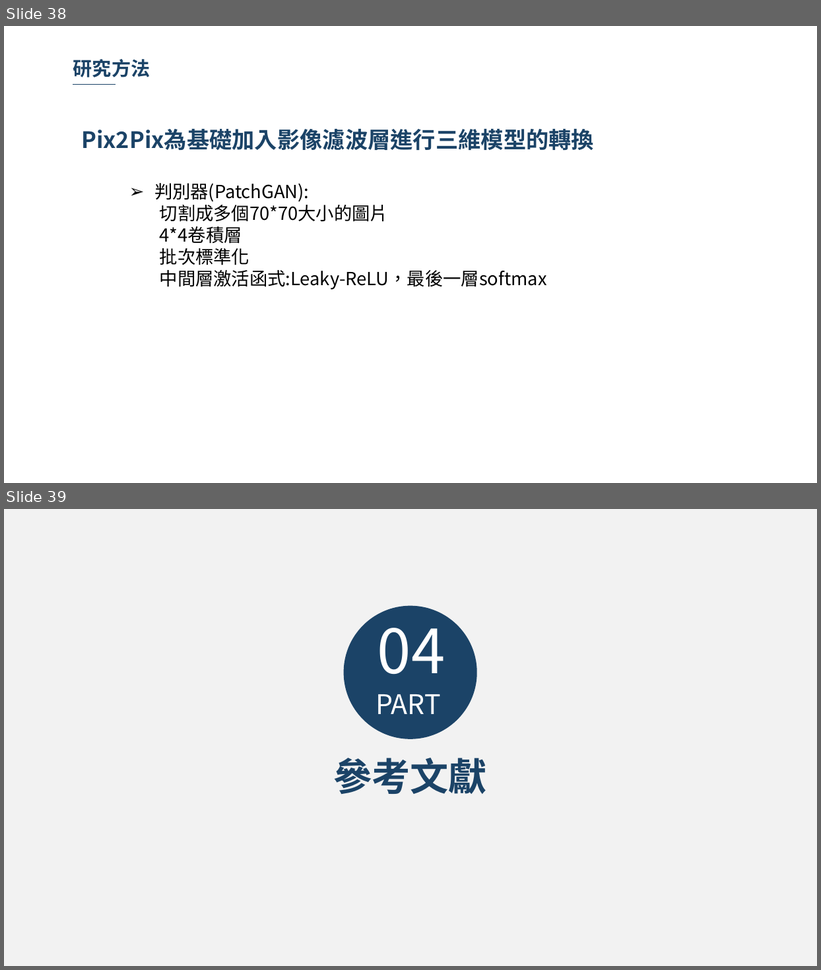
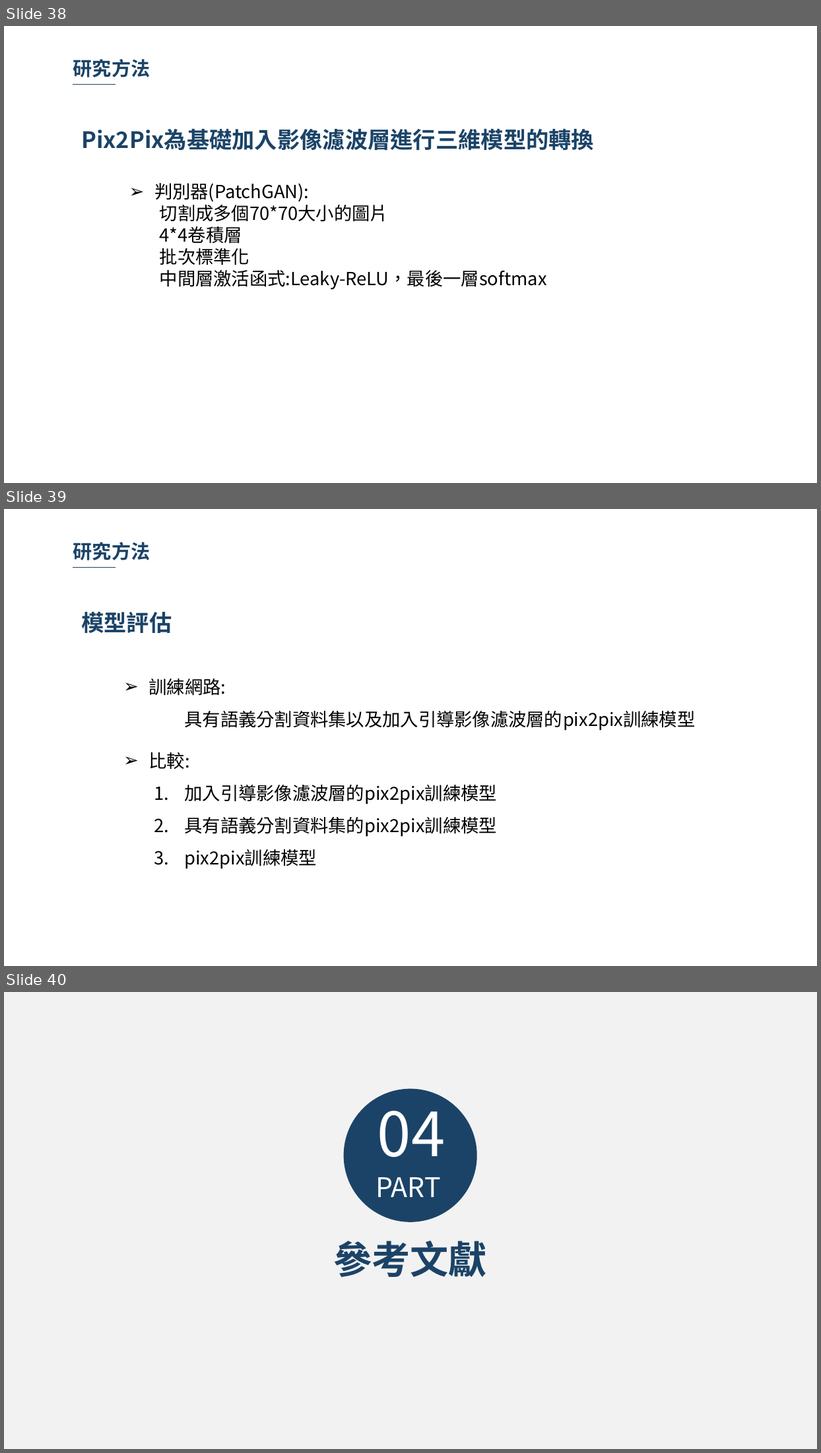
Before and after one commit to 10994015/paper, a slide deck: 論文/論文初審.pptx. Shown one above the other, each under a label of ours: slides 38 and 39 before the commit, slides 38, 39 and 40 after it. The pictures are 821x970 and 821x1453 pixels, drawn with LibreOffice and Linux fonts; fonts in the diff are those of the drawing; background and template pictures are left out. Boxes give left, top, right and bottom in pixels: in the first picture for what was removed or moved away, otherwise in the second. Text is boxed around its words. In the diff, an @@ line names an element or a change of style, - is before the commit and + after.

```diff
--- a/論文/論文初審.pptx
+++ b/論文/論文初審.pptx
@@ slide 39 added at [4, 509, 817, 966], background picture (left out) @@
@@ text added at [73, 542, 150, 560], 17 pt, text #1B4367, bold @@
+研究方法
@@ line added from (73, 568) to (116, 568), #1B4367 0.75 pt @@
@@ text added at [81, 612, 172, 633], 20 pt, text #1B4367, bold @@
+模型評估
@@ text added at [149, 679, 696, 731], 16 pt, text #000000 @@
+➢ 訓練網路:
+具有語義分割資料集以及加入引導影像濾波層的pix2pix訓練模型
@@ text added at [149, 753, 497, 869], 16 pt, text #000000 @@
+➢ 比較:
+  1. 加入引導影像濾波層的pix2pix訓練模型
+  2. 具有語義分割資料集的pix2pix訓練模型
+  3. pix2pix訓練模型
@@ what was slide 39 is now slide 40 @@
```
Also in this commit, not shown: 3 slides changed, 1 other file.
